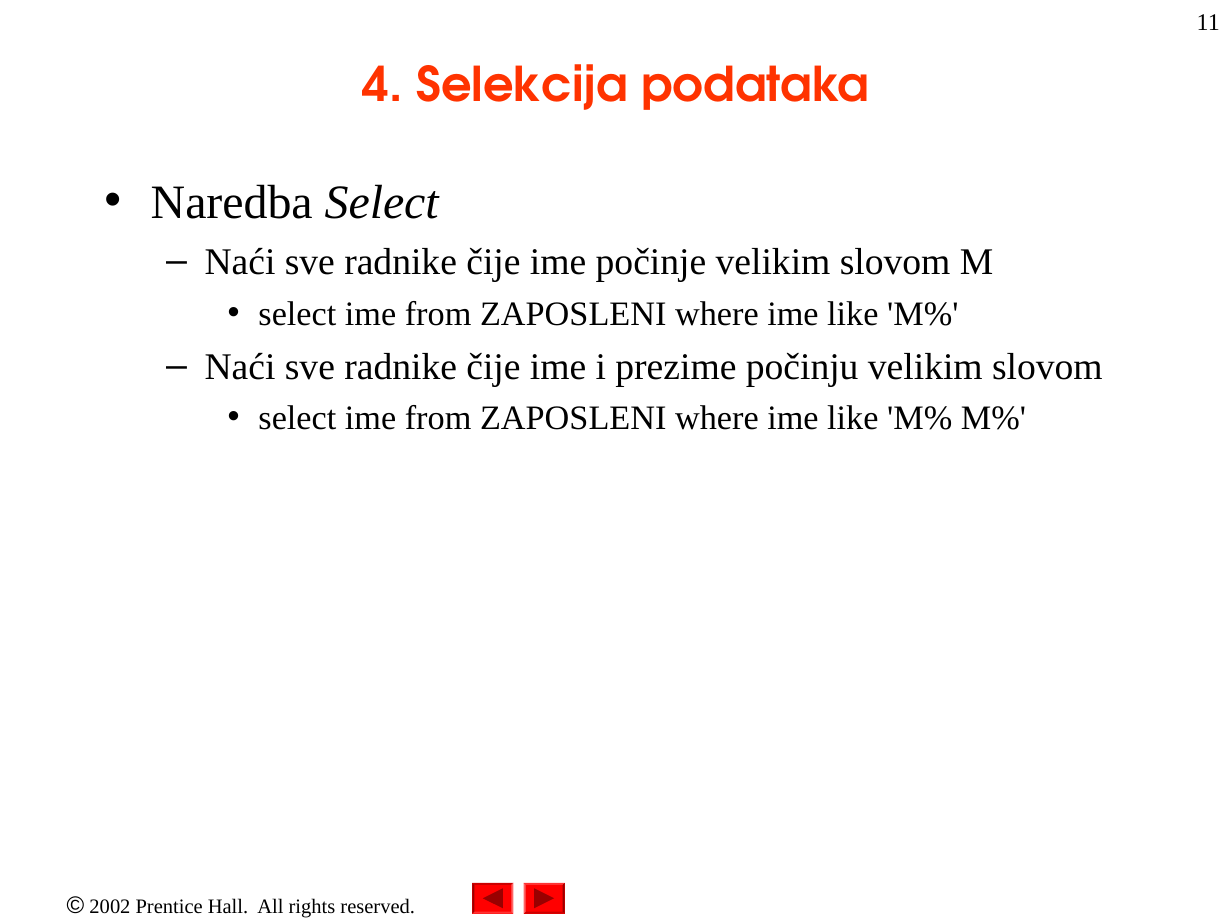
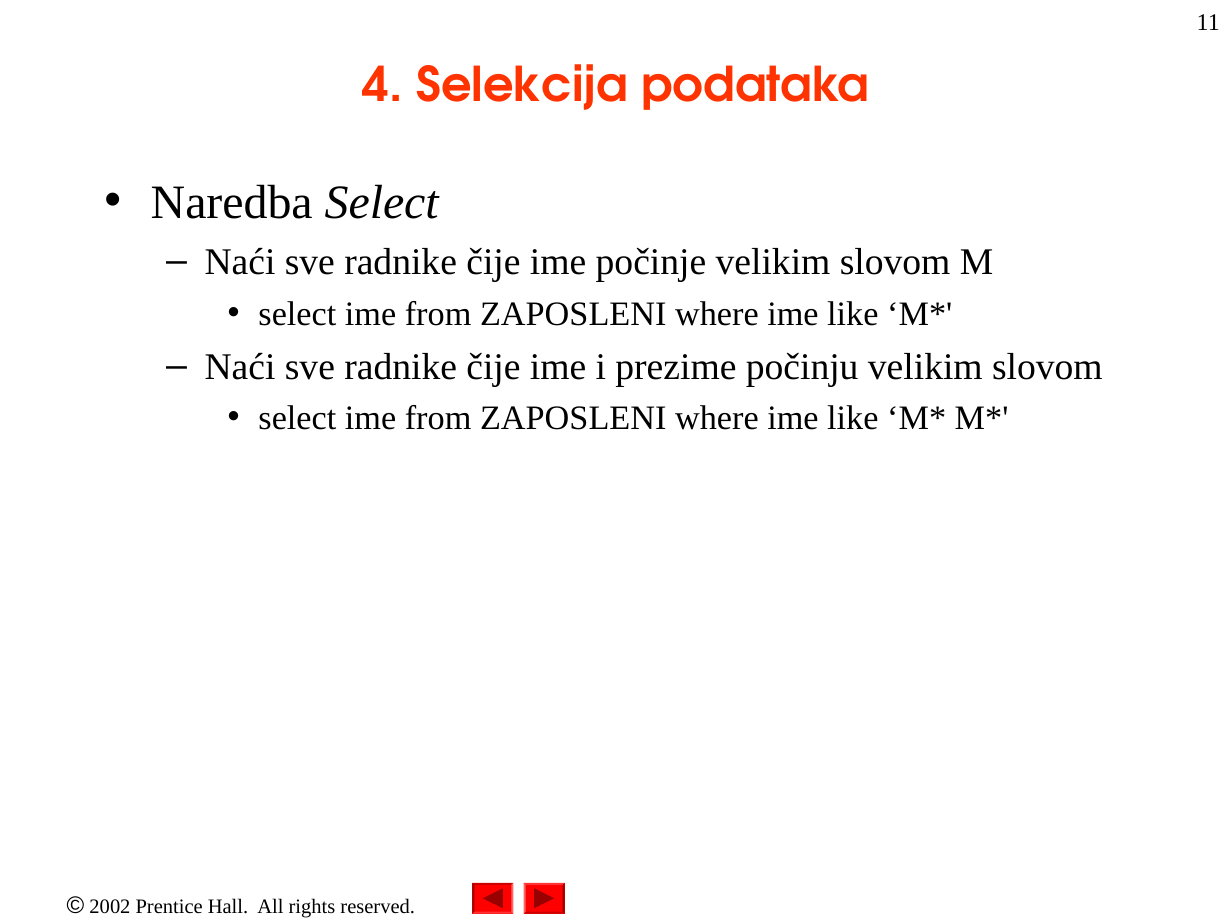
Before and after one commit to nnMan1/uvod_u_kompjuterske_nauke_2023, a slide deck: slide 11 of Materijali/Access/MS Access2.ppt. Drawn at 1232x924 pixels with LibreOffice and Linux fonts; fonts in the diff are those of the drawing. Boxes give left, top, right and bottom in pixels: in the first picture for what was removed or moved away, otherwise in the second. Text is boxed around its words. In the diff, an @@ line names an element or a change of style, - is before the commit and + after.

```diff
--- a/Materijali/Access/MS Access2.ppt
+++ b/Materijali/Access/MS Access2.ppt
@@ text at [258, 301, 952, 326]: text changed @@
-    • select ime from ZAPOSLENI where ime like 'M%'
+    • select ime from ZAPOSLENI where ime like ‘M*'
@@ text at [258, 405, 1009, 430]: text changed @@
-    • select ime from ZAPOSLENI where ime like 'M% M%'
+    • select ime from ZAPOSLENI where ime like ‘M* M*'
```
Also in this commit, not shown: 3 other slides changed, 1 slide removed.
